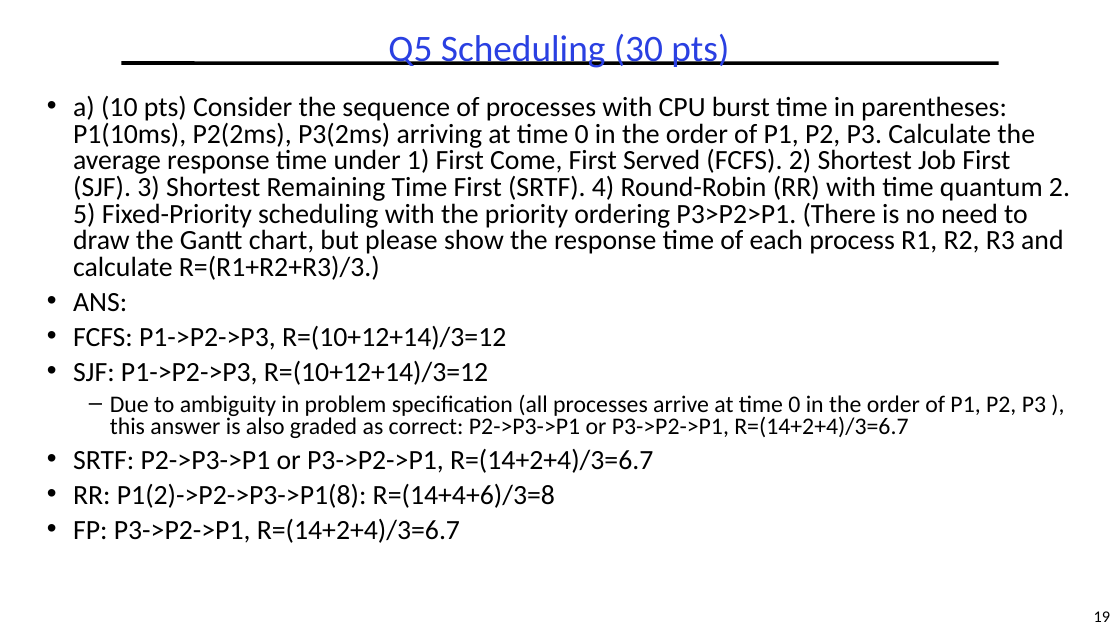
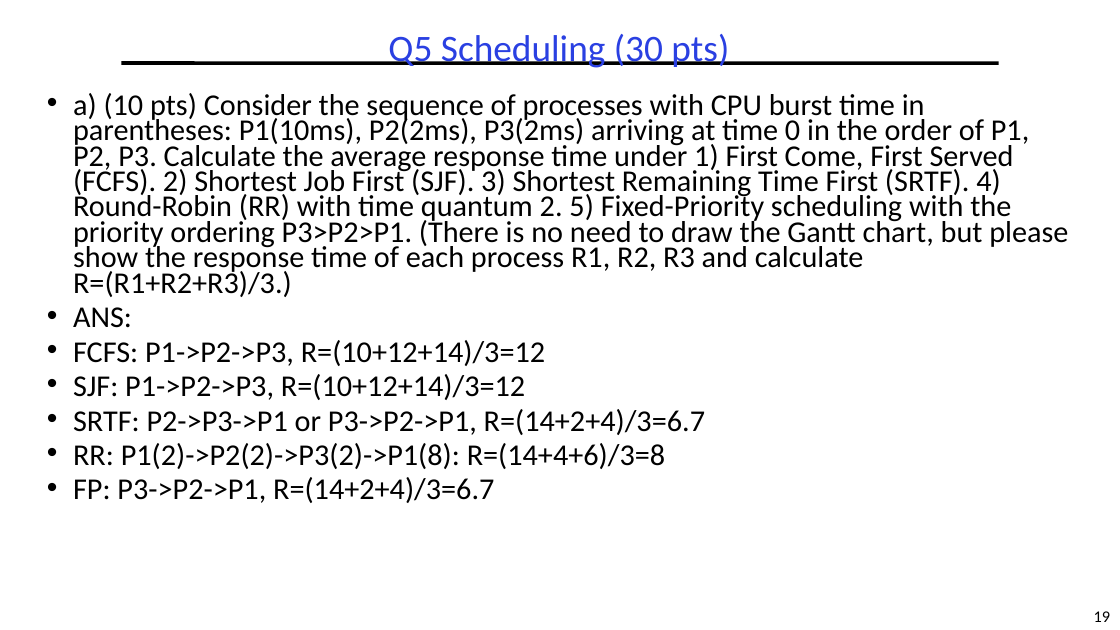
Before and after one commit to guhofstra/CSC256Fa25, a slide deck: slide 19 of PPTs/Exam/OS MidtermExam ANS Sp2025.pptx. Drawn at 1120x630 pixels with LibreOffice and Linux fonts; fonts in the diff are those of the drawing. Boxes give left, top, right and bottom in pixels: in the first picture for what was removed or moved away, otherwise in the second. Text is boxed around its words. In the diff, an @@ line names an element or a change of style, - is before the commit and + after.

```diff
--- a/PPTs/Exam/OS MidtermExam ANS Sp2025.pptx
+++ b/PPTs/Exam/OS MidtermExam ANS Sp2025.pptx
@@ text at (x1=73, y1=93, x2=1068, y2=503): size 23.8 to 25.9 pt; line spacing 0.8 to 0.7 @@
@@ text at (x1=110, y1=394, x2=1046, y2=438): paragraph removed @@
-  – Due to ambiguity in problem specification (all processes arrive at time 0 in the order of P1, P2, P3 ), this answer is also graded as correct: P2->P3->P1 or P3->P2->P1, R=(14+2+4)/3=6.7
@@ text at (x1=73, y1=443, x2=665, y2=469): text changed; size 23.8 to 25.9 pt @@
-• RR: P1(2)->P2->P3->P1(8): R=(14+4+6)/3=8
+• RR: P1(2)->P2(2)->P3(2)->P1(8): R=(14+4+6)/3=8
```
Also in this commit, not shown: 9 other slides changed, 1 other file.
